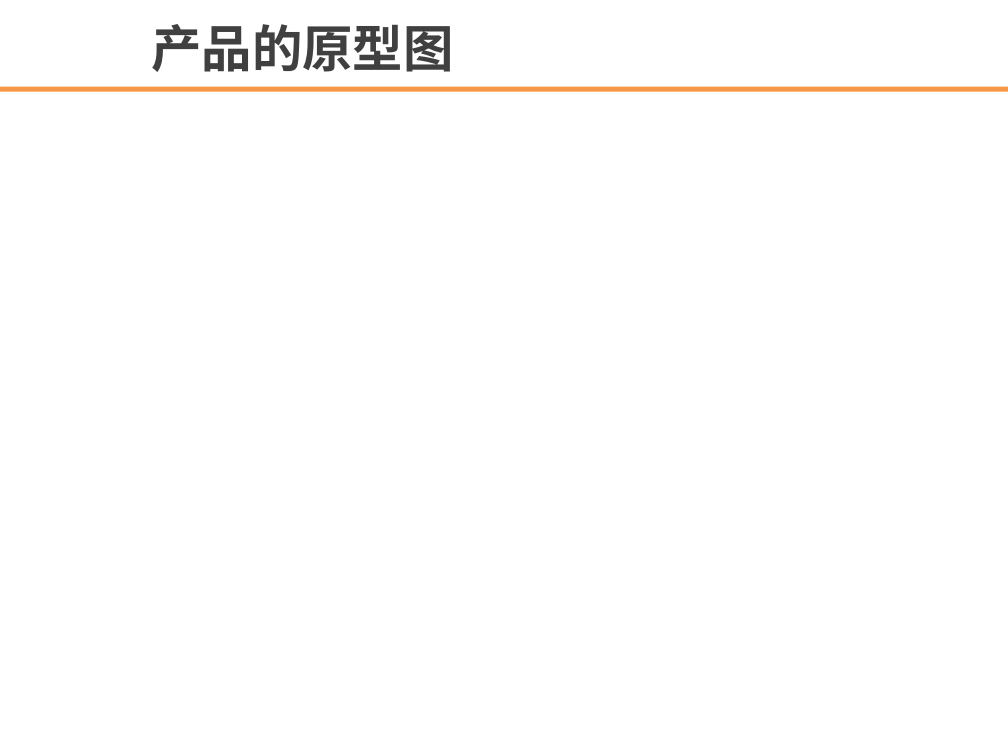
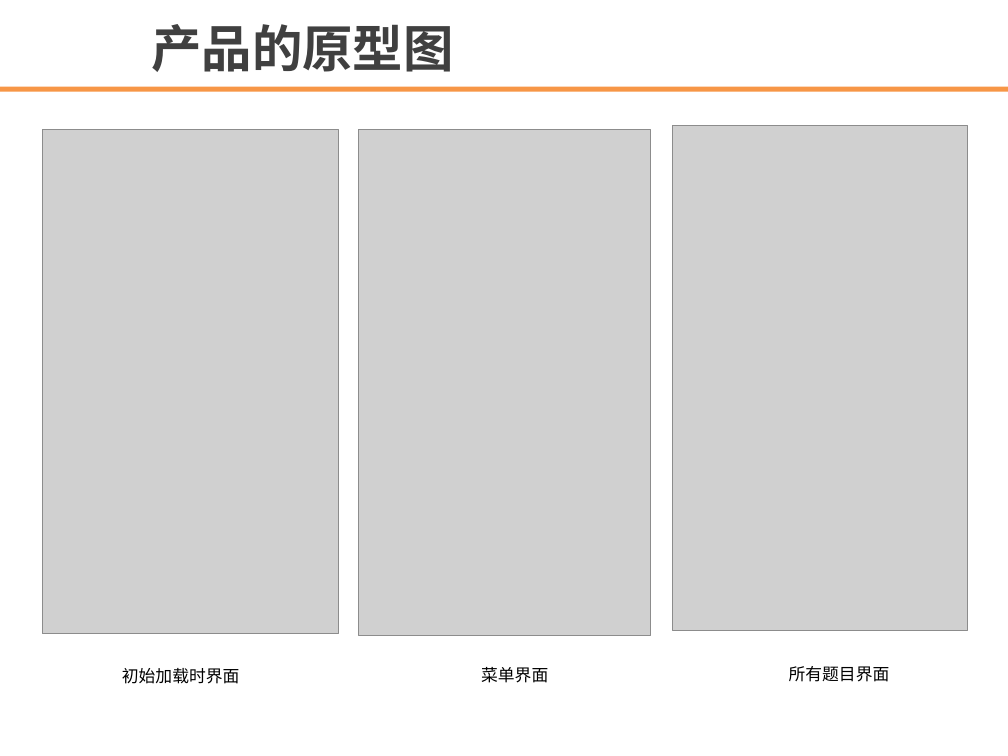
Before and after one commit to biscuit-team/CorrectNote, a slide deck: slide 11 of document/template.ppt (slide 10 before the commit). Drawn at 1008x756 pixels with LibreOffice and Linux fonts; fonts in the diff are those of the drawing; grey boxes stand for pictures; background and template pictures are left out. Boxes give left, top, right and bottom in pixels: in the first picture for what was removed or moved away, otherwise in the second. Text is boxed around its words. In the diff, an @@ line names an element or a change of style, - is before the commit and + after.

Commit message:
ppt

```diff
--- a/document/template.ppt
+++ b/document/template.ppt
@@ picture added at box(42, 129, 339, 633) @@
@@ picture added at box(359, 129, 650, 635) @@
@@ picture added at box(672, 125, 968, 631) @@
@@ text added at box(122, 668, 240, 684), 12 pt, text #000000 @@
+初始加载时界面
@@ text added at box(481, 667, 548, 683), 12 pt, text #000000 @@
+菜单界面
@@ text added at box(789, 666, 890, 682), 12 pt, text #000000 @@
+所有题目界面
```
Also in this commit, not shown: 1 other slide changed, 7 slides added, 14 other files.
